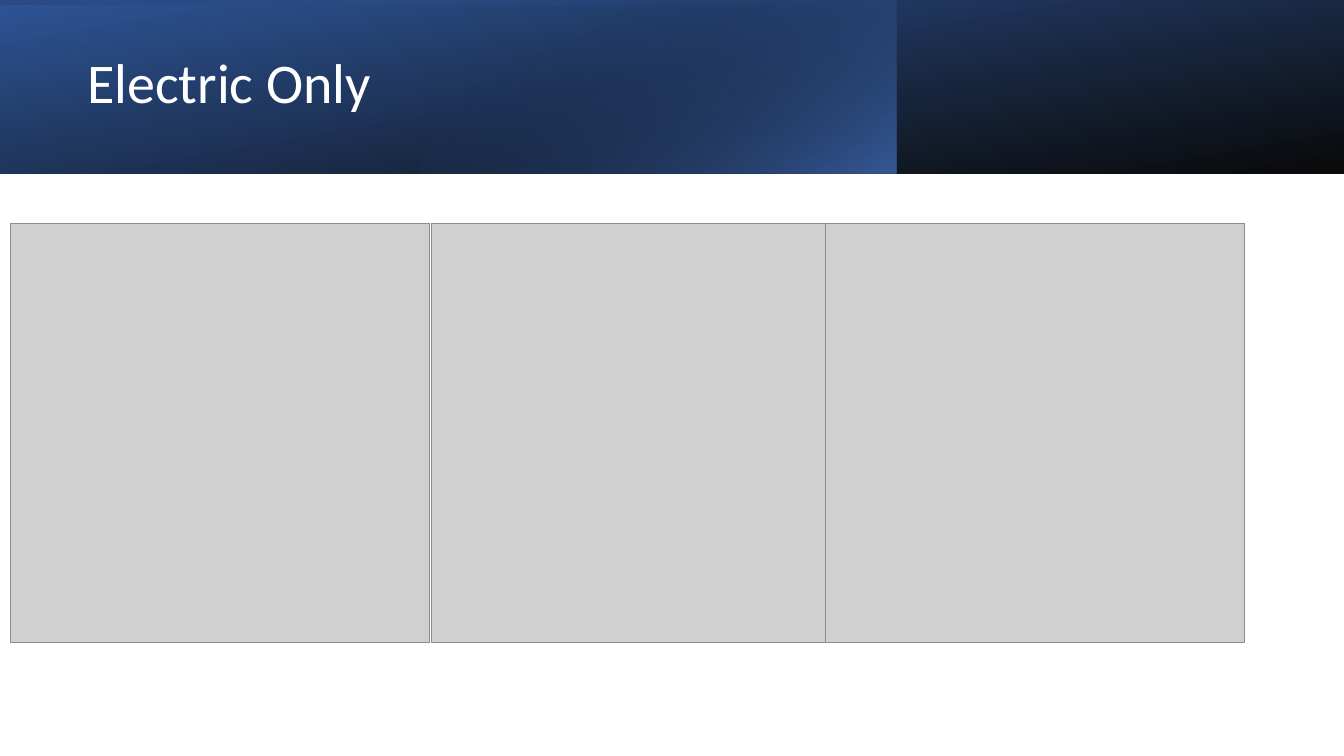
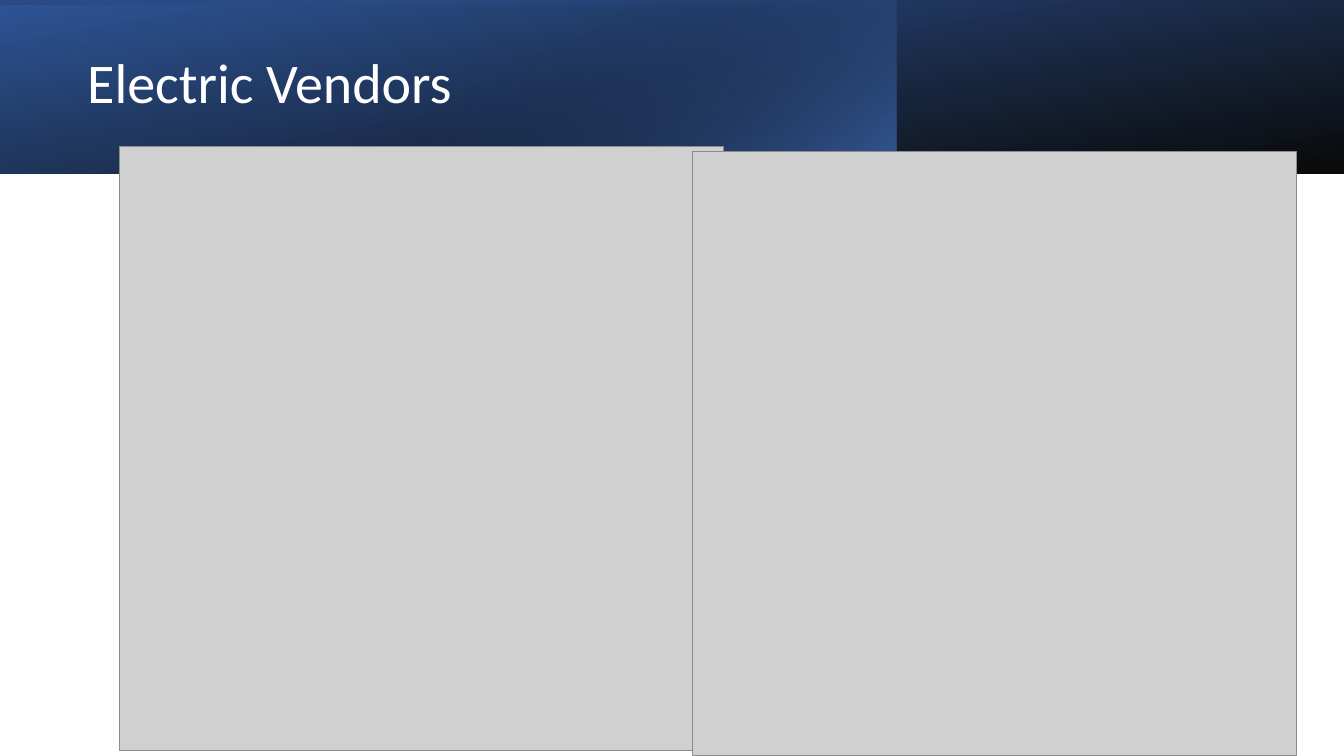
Before and after one commit to hollandgriffis/TN-EV-Charging, a slide deck: slide 6 of slides/Tn_EV_Charging.pptx. Drawn at 1344x756 pixels with LibreOffice and Linux fonts; fonts in the diff are those of the drawing; grey boxes stand for pictures. Boxes give left, top, right and bottom in pixels: in the first picture for what was removed or moved away, otherwise in the second. Text is boxed around its words. In the diff, an @@ line names an element or a change of style, - is before the commit and + after.

```diff
--- a/slides/Tn_EV_Charging.pptx
+++ b/slides/Tn_EV_Charging.pptx
@@ title at box(87, 64, 451, 104): text changed @@
-Electric Only
+Electric Vendors
@@ picture: place and size @@
-picture at box(10, 224, 430, 643)
+picture at box(120, 147, 724, 751)
@@ picture: place and size @@
-picture at box(432, 224, 851, 643)
+picture at box(693, 151, 1297, 755)
@@ picture removed at box(826, 224, 1245, 643) @@
```
Also in this commit, not shown: 1 other slide changed, 4 other files.
